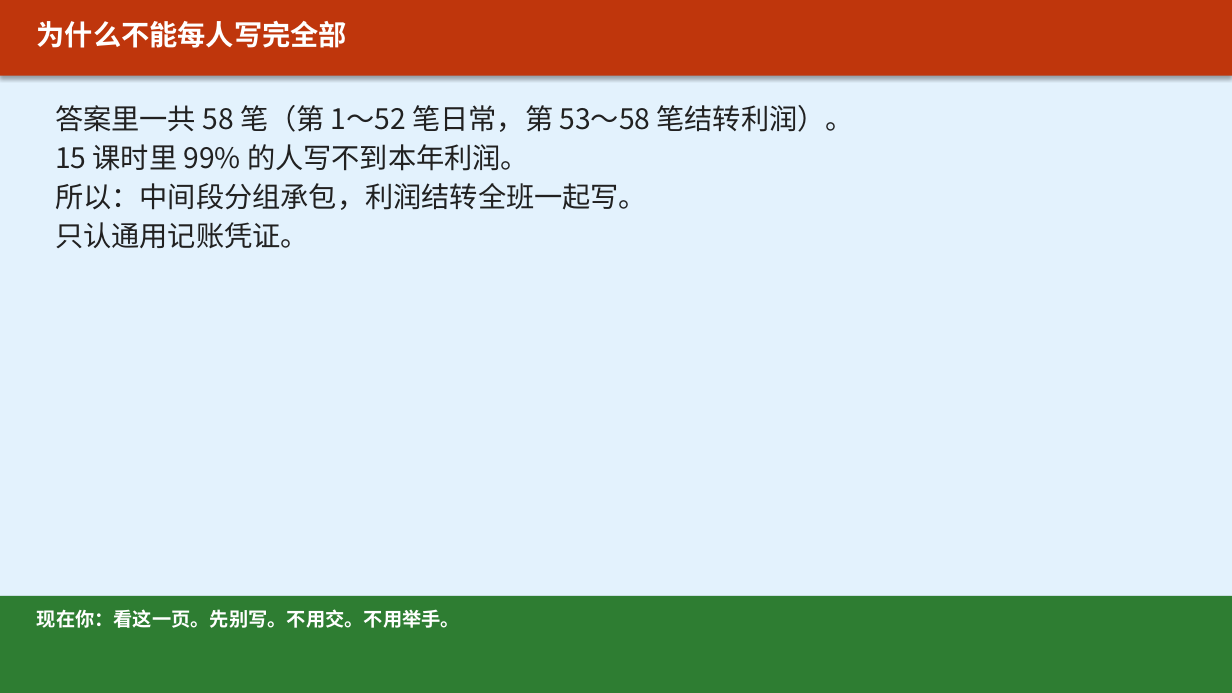
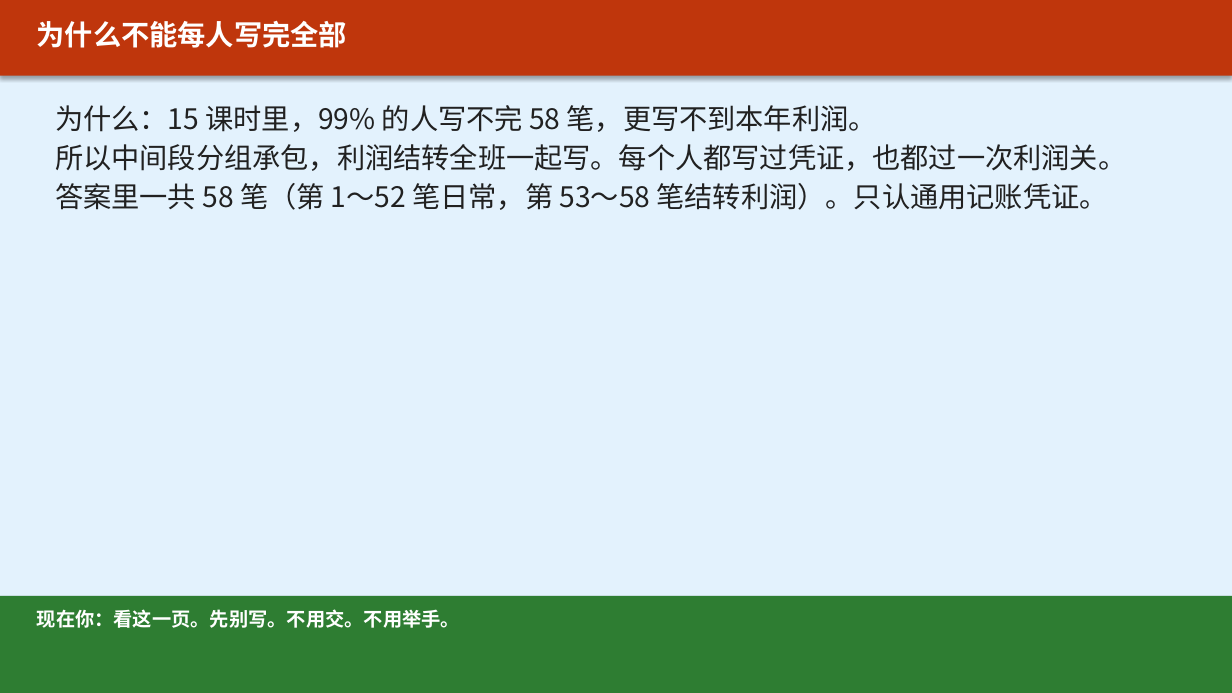
Before and after one commit to xuehui003-1/jichukuaiji, a slide deck: slide 2 of 10_基础会计实训/10-00_实训课怎么上_上课投影_v1.0_20260821.pptx. Drawn at 1232x693 pixels with LibreOffice and Linux fonts; fonts in the diff are those of the drawing. Boxes give left, top, right and bottom in pixels: in the first picture for what was removed or moved away, otherwise in the second. Text is boxed around its words. In the diff, an @@ line names an element or a change of style, - is before the commit and + after.

Commit message:
每个任务写清为了什么：图4不再把13和540乘在一起，录音放到下课前那一页

```diff
--- a/10_基础会计实训/10-00_实训课怎么上_上课投影_v1.0_20260821.pptx
+++ b/10_基础会计实训/10-00_实训课怎么上_上课投影_v1.0_20260821.pptx
@@ text at (55, 105, 1126, 210): text changed @@
-答案里一共 58 笔（第 1～52 笔日常，第 53～58 笔结转利润）。
-15 课时里 99% 的人写不到本年利润。
-所以：中间段分组承包，利润结转全班一起写。
-只认通用记账凭证。
+为什么：15 课时里，99% 的人写不完 58 笔，更写不到本年利润。
+所以中间段分组承包，利润结转全班一起写。每个人都写过凭证，也都过一次利润关。
+答案里一共 58 笔（第 1～52 笔日常，第 53～58 笔结转利润）。只认通用记账凭证。
```
Also in this commit, not shown: 7 other files.
